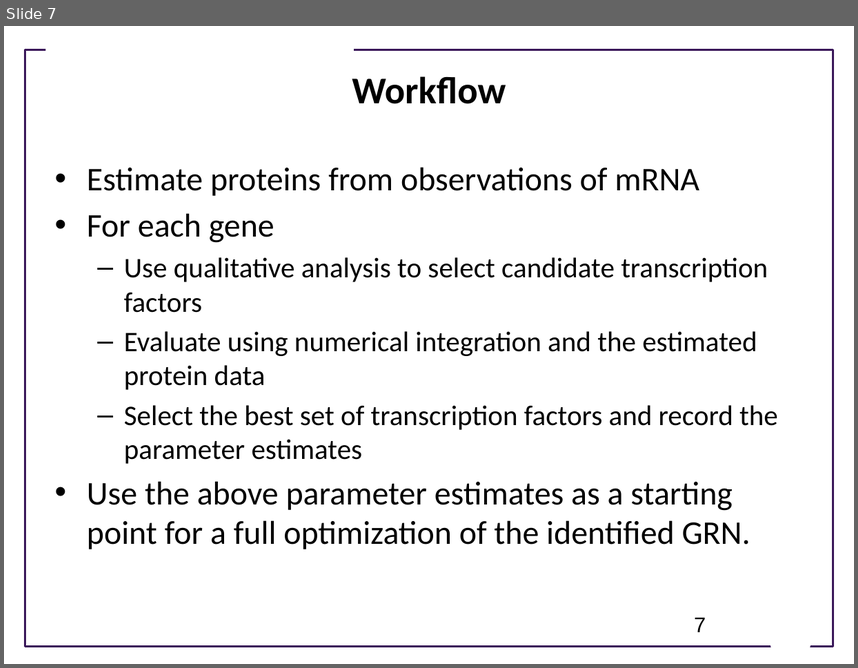
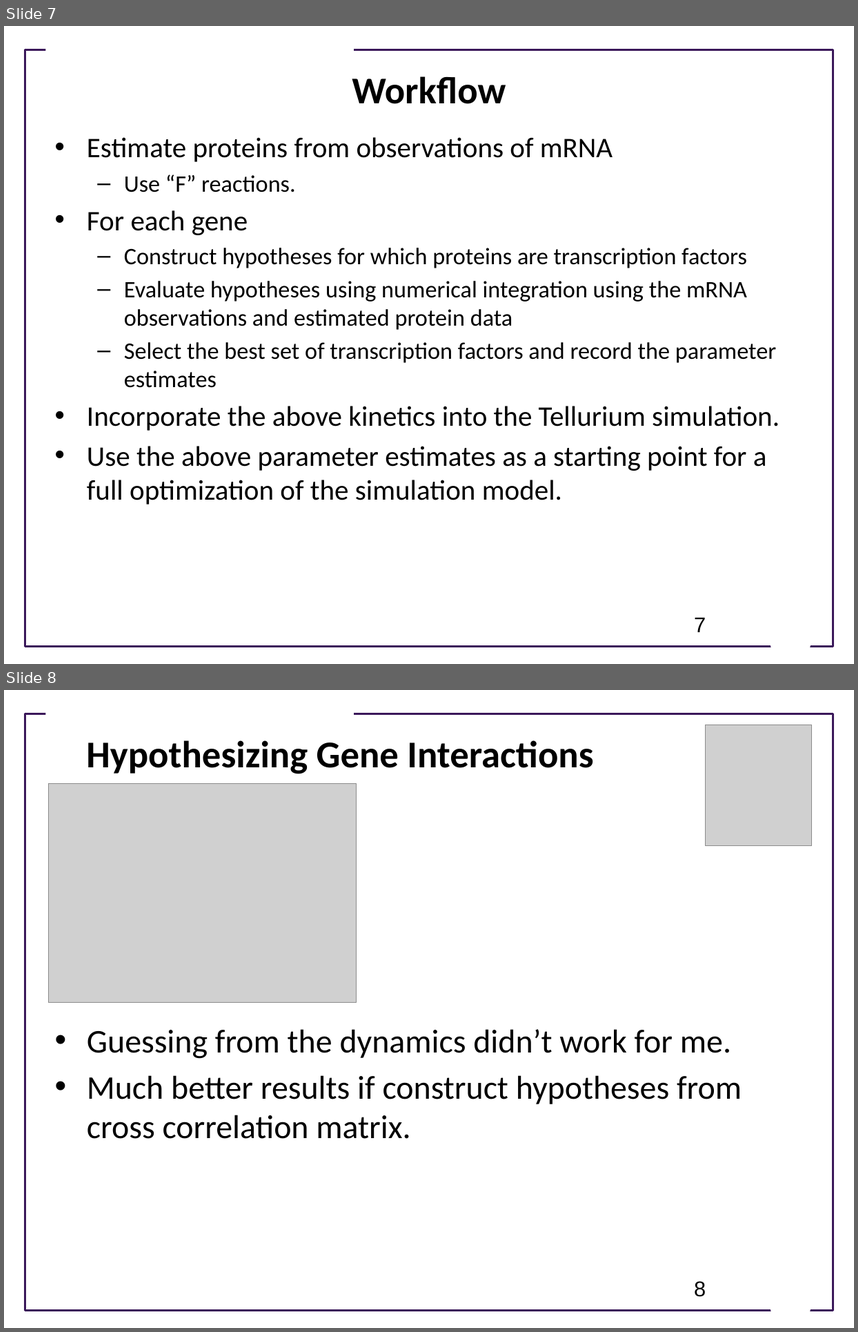
Before and after one commit to ModelEngineering/advancing-biomedical-models, a slide deck: ModelingGame/Summary of Approach to Modeling Game.pptx. Shown one above the other, each under a label of ours: slide 7 before the commit, slides 7 and 8 after it. The pictures are 858x668 and 858x1332 pixels, drawn with LibreOffice and Linux fonts; fonts in the diff are those of the drawing; grey boxes stand for pictures; background and template pictures are left out. Boxes give left, top, right and bottom in pixels: in the first picture for what was removed or moved away, otherwise in the second. Text is boxed around its words. In the diff, an @@ line names an element or a change of style, - is before the commit and + after.

```diff
--- a/ModelingGame/Summary of Approach to Modeling Game.pptx
+++ b/ModelingGame/Summary of Approach to Modeling Game.pptx
@@ slide 8 added at bbox=[4, 690, 854, 1328], background #FFFFFF; not listed: 3 template elements that a slide beside it also shows @@
@@ picture added at bbox=[705, 725, 811, 845] @@
@@ title added at bbox=[86, 740, 593, 774], 32 pt, text #000000, bold @@
+Hypothesizing Gene Interactions
@@ picture added at bbox=[48, 784, 356, 1002] @@
@@ text added at bbox=[87, 1029, 742, 1138], 28 pt, text #000000 @@
+• Guessing from the dynamics didn’t work for me.
+• Much better results if construct hypotheses from cross correlation matrix.
@@ page number added at bbox=[694, 1281, 706, 1297], 18 pt, text #000000 @@
+8
@@ slide 7 changed as well @@
@@ text "Estimate proteins from observations of ...": place and size @@
-text "Estimate proteins from observations of ..." at bbox=[87, 167, 778, 549]
+text "Estimate proteins from observations of ..." at bbox=[87, 137, 780, 504]
@@ text at bbox=[87, 137, 776, 388]: size 28 to 24 pt in "Estimate proteins from observations of mRNA", "For each gene"; size 24 to 20 pt in "Select the best set of transcription factors ..." @@
@@ text at bbox=[124, 174, 296, 192]: paragraph added @@
+  – Use “F” reactions.
@@ text at bbox=[124, 247, 747, 330]: text changed; size 24 to 20 pt @@
-  – Use qualitative analysis to select candidate transcription factors
-  – Evaluate using numerical integration and the estimated protein data
+  – Construct hypotheses for which proteins are transcription factors
+  – Evaluate hypotheses using numerical integration using the mRNA observations and estimated protein data
@@ text at bbox=[87, 405, 780, 504]: text changed; size 28 to 24 pt @@
-• Use the above parameter estimates as a starting point for a full optimization of the identified GRN.
+• Incorporate the above kinetics into the Tellurium simulation.
+• Use the above parameter estimates as a starting point for a full optimization of the simulation model.
```
Also in this commit, not shown: 4 other slides changed, 5 other slides added, 3 slides removed.
